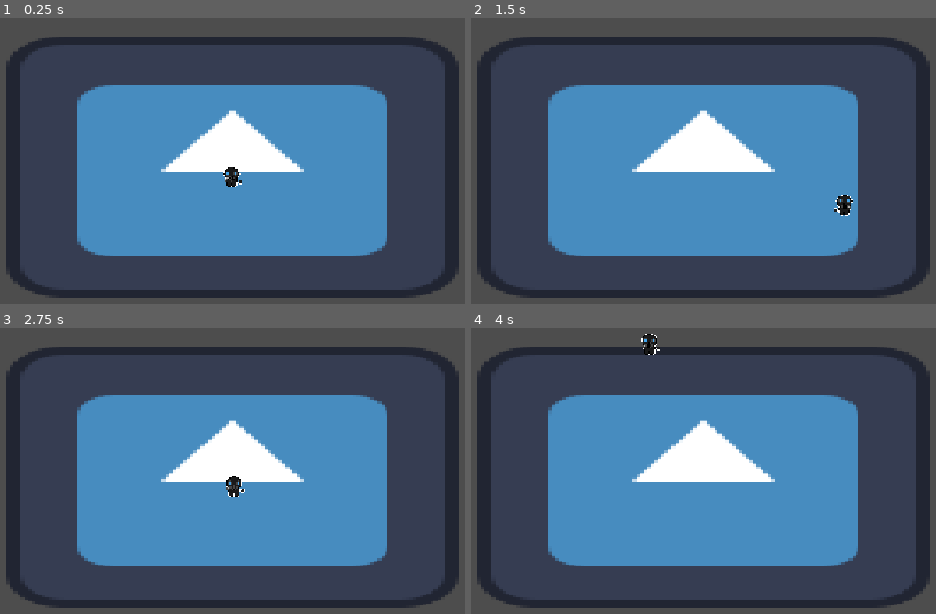
Above: before the commit, frames 1-4 (two rows, left to right).
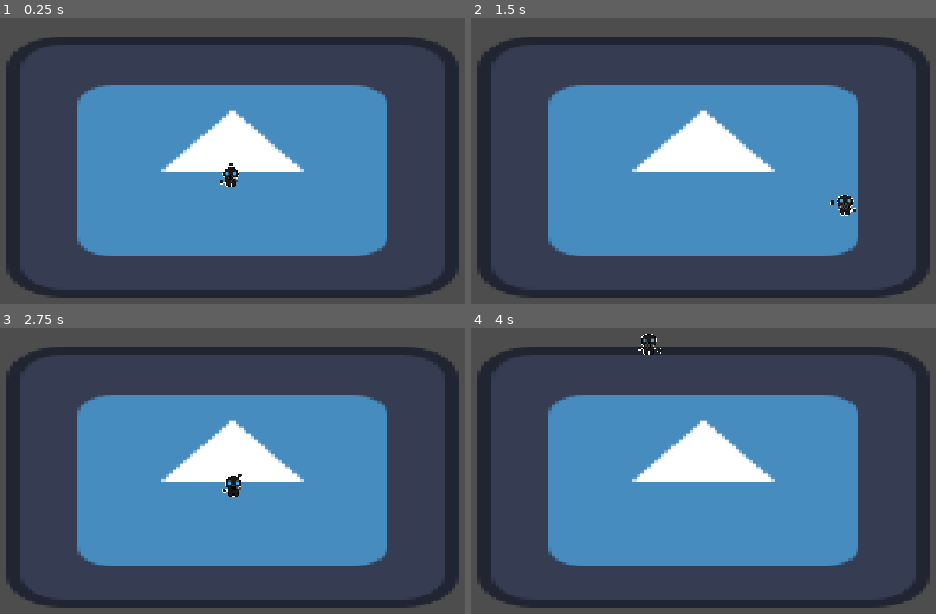
Above: after the commit, the same moments.

Repository: MatheusRisaias/Nucleus-White
Game: Godot game, scene res://Scenes/arena.tscn
Two runs of this game, one before a commit and one after it. Both use one fixed random seed, a clock stepped at 60 frames per second and the inputs below. The engine's default icon, where the game draws it, is replaced by a stand-in: a white triangle on a blue panel in a dark square.
Inputs (mouse positions are in pixels of both pictures, inside the frame that each line leads up to):
- Up to frame 1 (0.25 s): no input
- Up to frame 2 (1.5 s): move the mouse to (880, 112) at 0.52 s; hold D (right_move) 0.53-1.28 s; tap Shift (dash_move) at 0.6, 1.35 s; move the mouse to (540, 158) at 1.27 s; hold S (down_move) from 1.28 s (still down)
- Up to frame 3 (2.75 s): move the mouse to (311, 345) at 2.02 s; release S (down_move) at 2.03 s; hold D (right_move) from 2.03 s (still down); tap Shift (dash_move) at 2.1 s
- Up to frame 4 (4 s): tap Enter at 2.75 s; move the mouse to (661, 533) at 2.77 s; release D (right_move) at 2.78 s; hold W (up_move) 2.78-3.53 s; tap Shift (dash_move) at 2.85, 3.6 s; move the mouse to (outside the picture) at 3.52 s; hold A (left_move) from 3.53 s (still down)

The runs differ from the first frame. In frame 1, 0.1% of the frame differs, in the area x 47-53%, y 50-60%; in frame 2, 0.1%, in the area x 77-83%, y 62-70%; in frame 3, 0.1%; in frame 4, 0.1%.

Commit message:
Adicionando Hand e iniciando script arena

Diff:
--- /dev/null
+++ b/Scenes/Player_Scenes/hand_player.tscn
@@ -0,0 +1,11 @@
+[gd_scene format=3 uid="uid://8un0tnqkmnsn"]
+
+[ext_resource type="Texture2D" uid="uid://bhwiy88mk7pyc" path="res://Assets/Player_Assets/hand.png" id="1_q314m"]
+[ext_resource type="Script" uid="uid://bj6yffmhwe6f3" path="res://Scripts/Player_Scripts/hand_player.gd" id="1_u7i4a"]
+
+[node name="HandPlayer" type="Node2D" unique_id=1289155513]
+scale = Vector2(0.5, 0.5)
+script = ExtResource("1_u7i4a")
+
+[node name="Sprite2D" type="Sprite2D" parent="." unique_id=235824815]
+texture = ExtResource("1_q314m")
--- a/Scenes/Player_Scenes/player.tscn
+++ b/Scenes/Player_Scenes/player.tscn
@@ -5,6 +5,7 @@
 [ext_resource type="Texture2D" uid="uid://biwg6sb1x41xe" path="res://Assets/Player_Assets/Idle/pixil-frame-1.png" id="2_nlwbb"]
 [ext_resource type="Texture2D" uid="uid://dqa08uji8o6k" path="res://Assets/Player_Assets/Idle/pixil-frame-2.png" id="3_gaovw"]
 [ext_resource type="Texture2D" uid="uid://cnqd51in0wrgf" path="res://Assets/Player_Assets/Idle/pixil-frame-3.png" id="4_1uf5f"]
+[ext_resource type="PackedScene" uid="uid://8un0tnqkmnsn" path="res://Scenes/Player_Scenes/hand_player.tscn" id="6_gaovw"]
 
 [sub_resource type="SpriteFrames" id="SpriteFrames_g4v7s"]
 animations = [{
@@ -37,6 +38,7 @@
 animation = &"idle"
 autoplay = "idle"
 frame_progress = 0.1134774
+flip_h = true
 
 [node name="Collision" type="CollisionShape2D" parent="." unique_id=981222709]
 position = Vector2(-1, 1)
@@ -50,5 +52,8 @@
 wait_time = 1.5
 one_shot = true
 
+[node name="HandPlayer" parent="." unique_id=1289155513 instance=ExtResource("6_gaovw")]
+position = Vector2(18, 6)
+
 [connection signal="timeout" from="TimerDash" to="." method="_on_timer_dash_timeout"]
 [connection signal="timeout" from="TimerNotDash" to="." method="_on_timer_not_dash_timeout"]
--- a/Scenes/arena.tscn
+++ b/Scenes/arena.tscn
@@ -1,9 +1,13 @@
 [gd_scene format=3 uid="uid://dovol2wlc6dt6"]
 
+[ext_resource type="Script" uid="uid://c0c78r2lc5env" path="res://Scripts/Arena_Scripts/arena.gd" id="1_1v1nj"]
 [ext_resource type="Texture2D" uid="uid://cth6iqy3vx7e" path="res://icon.svg" id="1_lq7nq"]
+[ext_resource type="PackedScene" uid="uid://8un0tnqkmnsn" path="res://Scenes/Player_Scenes/hand_player.tscn" id="2_kcpg1"]
 [ext_resource type="PackedScene" uid="uid://bvmiqyyh7d5yi" path="res://Scenes/Player_Scenes/player.tscn" id="2_ra5jo"]
 
 [node name="Arena" type="Node2D" unique_id=2050070621]
+script = ExtResource("1_1v1nj")
+armas = Array[PackedScene]([ExtResource("2_kcpg1"), ExtResource("2_ra5jo")])
 
 [node name="Icon" type="Sprite2D" parent="." unique_id=1098629105]
 position = Vector2(577, 370)
--- /dev/null
+++ b/Scripts/Arena_Scripts/arena.gd
@@ -0,0 +1,8 @@
+extends Node2D
+
+@export_category("armas")
+@export var armas : Array[PackedScene]
+
+func _ready() -> void:
+	var arma_random = armas.pick_random()
+	print(arma_random)
--- /dev/null
+++ b/Scripts/Player_Scripts/hand_player.gd
@@ -0,0 +1,15 @@
+extends Node2D
+
+@export var distancia: float = 18.0
+
+func _process(delta: float) -> void:
+	var mouse_position = get_global_mouse_position()
+
+	# Direção entre o jogador e o mouse
+	var direcao = (mouse_position - get_parent().global_position).normalized()
+
+	# faz rotacionar a mão em direção ao mouse
+	global_rotation = direcao.angle()
+
+	# Posiciona a mão ao redor do jogador
+	global_position = get_parent().global_position + direcao * distancia
--- a/Scripts/Player_Scripts/player.gd
+++ b/Scripts/Player_Scripts/player.gd
@@ -17,7 +17,6 @@
 func _physics_process(_delta: float) -> void:
 	move_player()
 	move_and_slide()
-	print(_move_speed)
 
 func move_player():
 	var direction = Input.get_vector("left_move","right_move","up_move","down_move")
@@ -28,9 +27,9 @@
 	#condição responsável para fazer o player virar
 	#com base de onde ele estiver olhando(posição do mouse
 	if mouse_position.x > global_position.x:
+		$Animacao.flip_h = false
+	else:
 		$Animacao.flip_h = true
-	else:
-		$Animacao.flip_h = false
 
 	#dash
 	if Input.is_action_just_pressed("dash_move") and _can_dash:
Binary file added: Assets/Player_Assets/hand.png
Not shown, added: Assets/Player_Assets/hand.png.import
Not shown, added: Scripts/Arena_Scripts/arena.gd.uid
Not shown, added: Scripts/Player_Scripts/hand_player.gd.uid
